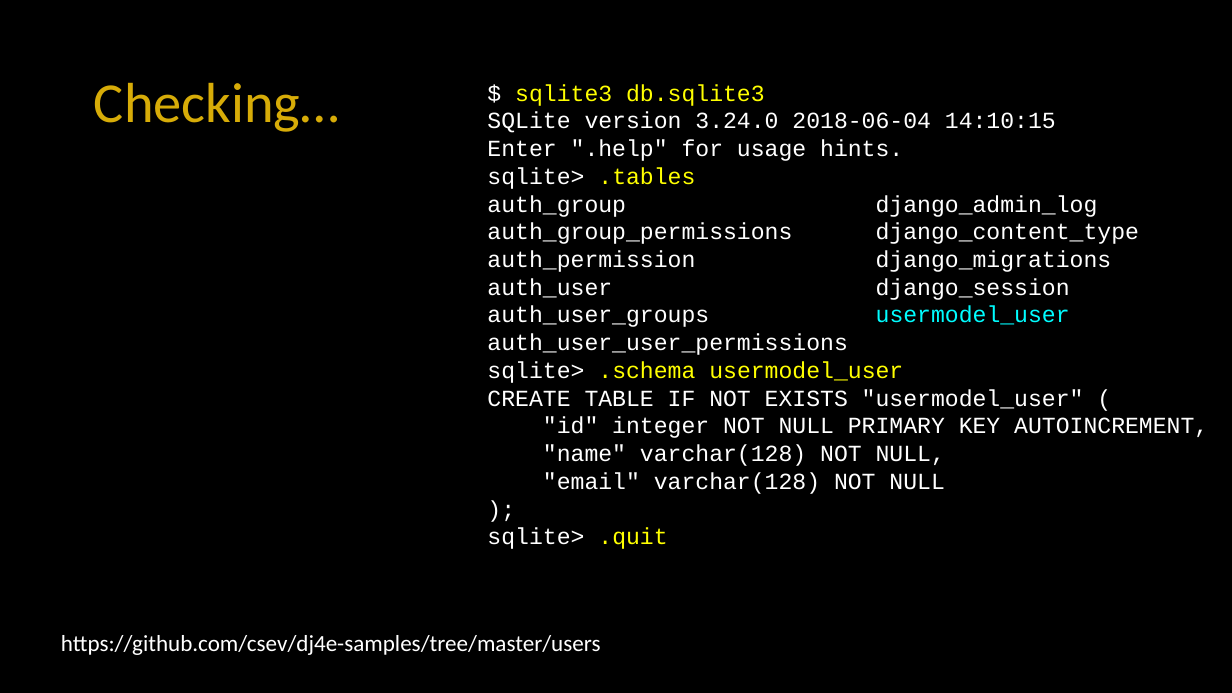
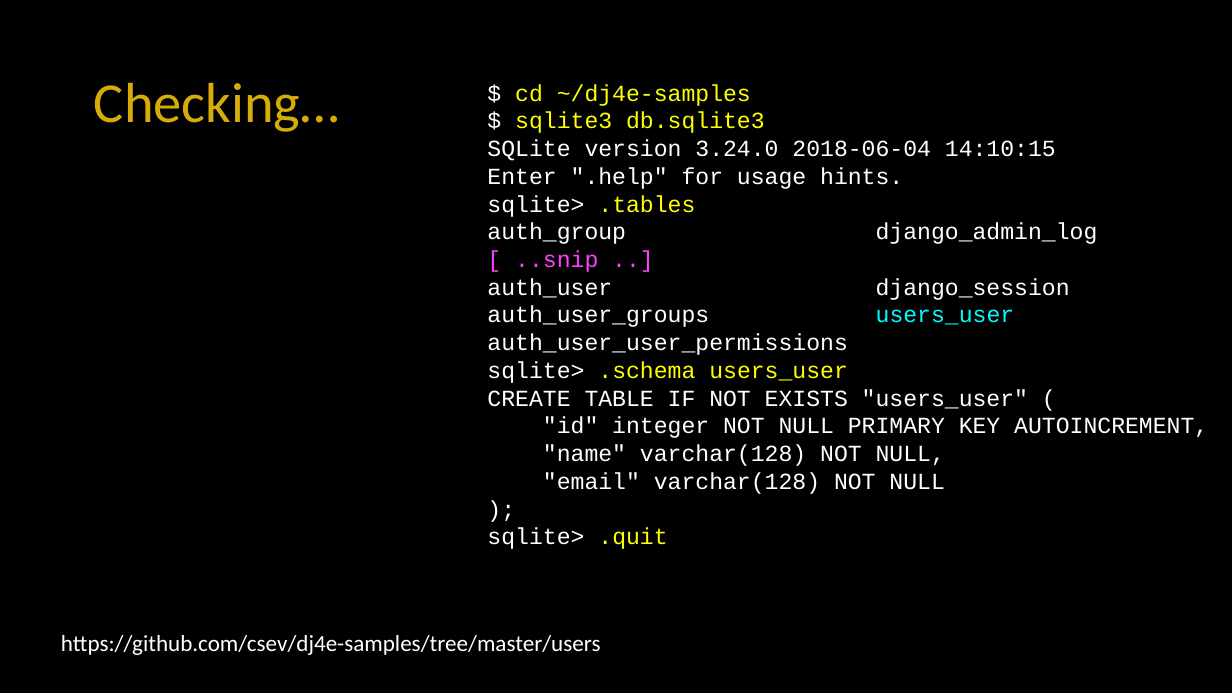
Before and after one commit to csev/dj4e, a slide deck: slide 8 of lectures/DJ-02-Model-Single.pptx. Drawn at 1232x693 pixels with LibreOffice and Linux fonts; fonts in the diff are those of the drawing. Boxes give left, top, right and bottom in pixels: in the first picture for what was removed or moved away, otherwise in the second. Text is boxed around its words. In the diff, an @@ line names an element or a change of style, - is before the commit and + after.

Commit message:
Updates

```diff
--- a/lectures/DJ-02-Model-Single.pptx
+++ b/lectures/DJ-02-Model-Single.pptx
@@ text at [515,84,751,106]: paragraph added @@
+$ cd ~/dj4e-samples
@@ text at [515,250,598,272]: text changed; text colour #FFFFFF to #FF40FF @@
-auth_group_permissions django_content_type
-auth_permission django_migrations
+[ ..snip ..]
@@ text at [487,306,1015,327]: text changed @@
-auth_user_groups usermodel_user
+auth_user_groups users_user
@@ text at [487,361,1028,409]: text changed @@
-sqlite> .schema usermodel_user
-CREATE TABLE IF NOT EXISTS "usermodel_user" (
+sqlite> .schema users_user
+CREATE TABLE IF NOT EXISTS "users_user" (
```
Also in this commit, not shown: 4 other slides changed.
